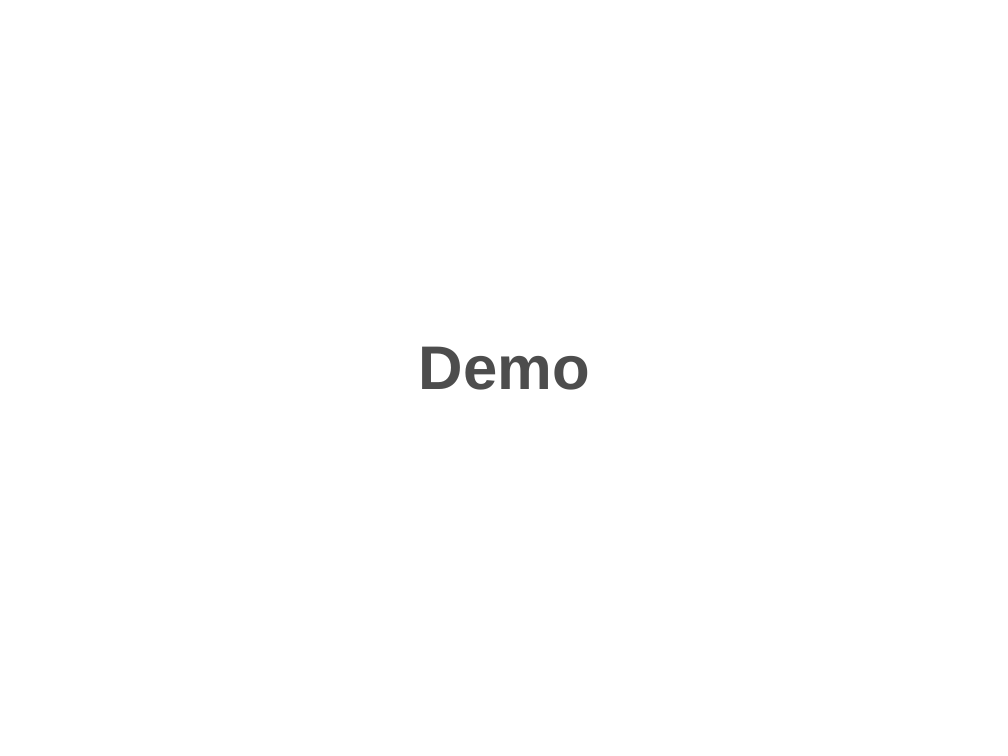
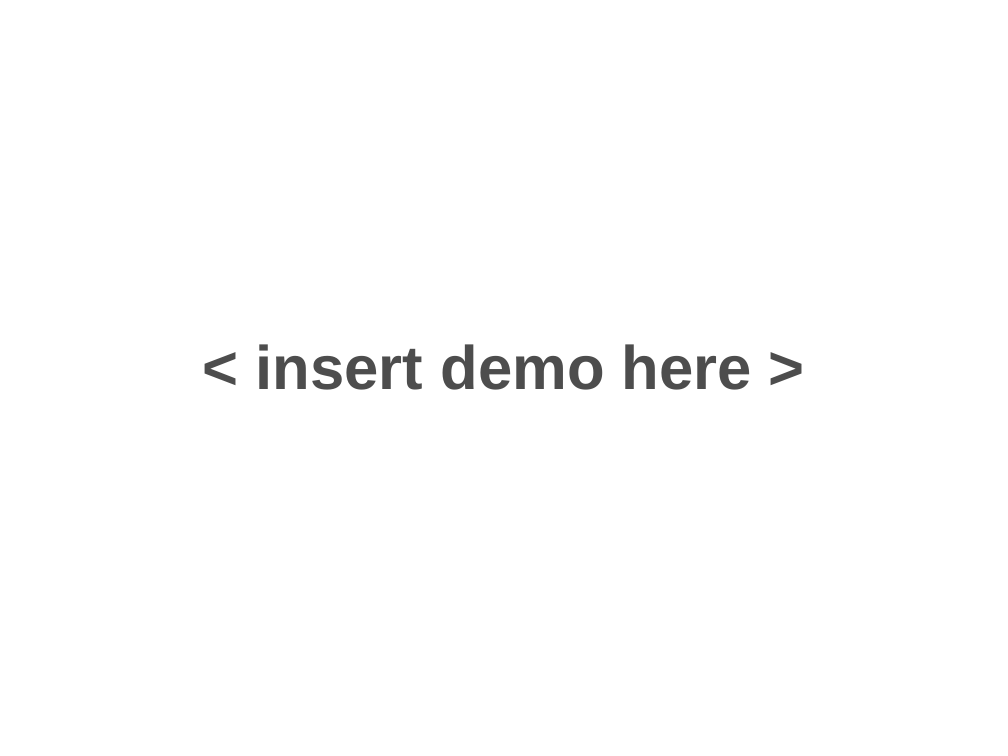
Before and after one commit to travis/cosmo, a slide deck: slide 29 of src/docs/presentations/apachecon2006.ppt (slide 27 before the commit). Drawn at 1008x756 pixels with LibreOffice and Linux fonts; fonts in the diff are those of the drawing; background and template pictures are left out. Boxes give left, top, right and bottom in pixels: in the first picture for what was removed or moved away, otherwise in the second. Text is boxed around its words. In the diff, an @@ line names an element or a change of style, - is before the commit and + after.

```diff
--- a/src/docs/presentations/apachecon2006.ppt
+++ b/src/docs/presentations/apachecon2006.ppt
@@ title at (256, 344, 752, 390): text changed @@
-Demo
+< insert demo here >
```
Also in this commit, not shown: 23 other slides changed, 10 slides added, 6 slides removed.
